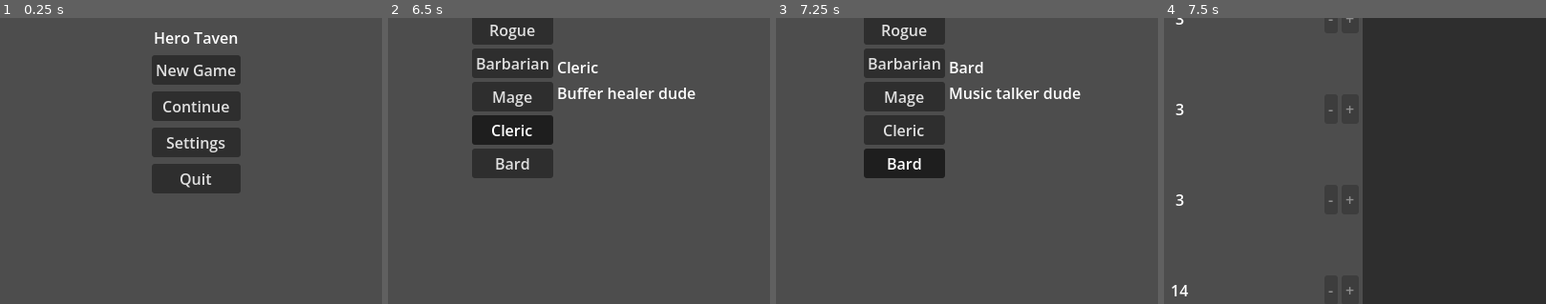
Above: before the commit, frames 1-4 (left to right).
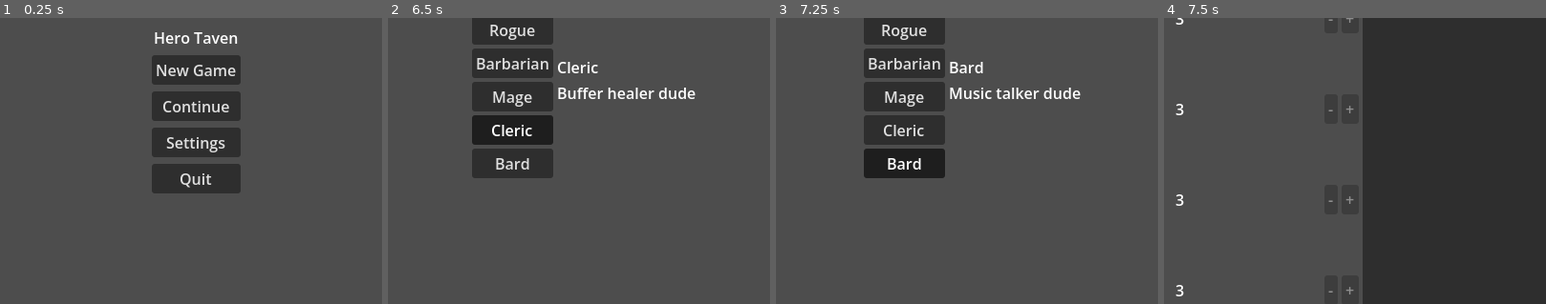
Above: after the commit, the same moments.

Repository: brysonomicon/HeroTavern
Game: Godot game, scene res://scenes/game.tscn
The game is run twice, just before and just after one commit, with the same random seed, the same clock (stepped at 60 frames per second) and the same inputs.
Inputs:
- Up to frame 1 (0.25 s): no input
- Up to frame 2 (6.5 s): click "New Game" at 0.5 s; click "Warrior" at 1.25 s; click "Warrior" at 2 s; click "Rogue" at 2.75 s; click "Warrior" at 3.5 s; click "Barbarian" at 4.25 s; click "Mage" at 5 s; click "Cleric" at 5.75 s
- Up to frame 3 (7.25 s): click "Bard" at 6.5 s
- Up to frame 4 (7.5 s): click "Next" at 7.25 s
The pictures show only the part of the screen within x 24-74%, y 34-84%; the shares and areas given below are measured in that part.

Frames 1-3 are identical in both runs. In frame 4, 0.1% of the frame differs, in the area x 2-7%, y 93-98%.

Commit message:
aligned rest of character creator workflow to use StatType enum and int keys instead of string keys where appropriate

Diff:
--- a/components/character.gd
+++ b/components/character.gd
@@ -12,7 +12,6 @@
 enum Slot { EYES, GLOVES, PANTS, SHIRTS, SHOES }
 enum StatType { STR, DEX, CON, INT, WIS, CHA }
 
-const STATS: Array[String] = ["str", "dex", "con", "int", "wis", "cha"]
 const STAT_MIN: int = 3
 const STAT_MAX: int = 18
 const KEY_STAT_MIN: int = 14
--- a/scenes/character_creator/appearance/appearance.tscn
+++ b/scenes/character_creator/appearance/appearance.tscn
@@ -15,7 +15,7 @@
 preview = NodePath("HBoxContainer/CharacterPreviewMargin/CharacterPreview")
 skin_color_button = NodePath("HBoxContainer/SettingsMargin/Settings/SkinColorContainer/SkinColorButton")
 eye_color_button = NodePath("HBoxContainer/SettingsMargin/Settings/EyeColorContainer/EyeColorButton")
-selectors = [null]
+selectors = [NodePath("HBoxContainer/SettingsMargin/Settings/ShirtSelector"), NodePath("HBoxContainer/SettingsMargin/Settings/GloveSelector"), NodePath("HBoxContainer/SettingsMargin/Settings/PantsSelector"), NodePath("HBoxContainer/SettingsMargin/Settings/ShoeSelector")]
 metadata/_edit_use_anchors_ = true
 
 [node name="Background" type="ColorRect" parent="." unique_id=1119109850]
--- a/scenes/character_creator/class_selection/class_selection.gd
+++ b/scenes/character_creator/class_selection/class_selection.gd
@@ -9,12 +9,12 @@
 @export var description_label: Label
 
 const CLASSES: Array[Dictionary] = [
-	{"name": "Warrior", "description": "Melee fighter dude", "key_stat": "str"},
-	{"name": "Rogue", "description": "Sneaky stabby dude", "key_stat": "dex"},
-	{"name": "Barbarian", "description": "Angry fighter dude", "key_stat": "con"},
-	{"name": "Mage", "description": "Magic caster dude", "key_stat": "int"},
-	{"name": "Cleric", "description": "Buffer healer dude", "key_stat": "wis"},
-	{"name": "Bard", "description": "Music talker dude", "key_stat": "cha"}
+	{"name": "Warrior", "description": "Melee fighter dude", "key_stat": Character.StatType.STR},
+	{"name": "Rogue", "description": "Sneaky stabby dude", "key_stat": Character.StatType.DEX},
+	{"name": "Barbarian", "description": "Angry fighter dude", "key_stat": Character.StatType.CON},
+	{"name": "Mage", "description": "Magic caster dude", "key_stat": Character.StatType.INT},
+	{"name": "Cleric", "description": "Buffer healer dude", "key_stat": Character.StatType.WIS},
+	{"name": "Bard", "description": "Music talker dude", "key_stat": Character.StatType.CHA}
 ]
 
 var _selected_class: Dictionary = {}
--- a/scenes/character_creator/confirmation/confirmation.gd
+++ b/scenes/character_creator/confirmation/confirmation.gd
@@ -19,8 +19,9 @@
 
 func _format_stats(stats: Dictionary) -> String:
 	var pairs: Array[String] = []
-	for stat in Character.STATS:
-		pairs.append("%s %d" % [stat.to_upper(), int(stats.get(stat, 0))])
+	for stat_name in Character.StatType:
+		var stat: Character.StatType = Character.StatType[stat_name]
+		pairs.append("%s %d" % [stat_name, stats.get(stat, 0)])
 	return "  ".join(pairs)
 
 func _format_skills(skills: Array[Skill]) -> String:
--- a/scenes/character_creator/creator_main.gd
+++ b/scenes/character_creator/creator_main.gd
@@ -8,7 +8,7 @@
 @export var title_label: Label
 
 var _current: int = 0
-var _key_stat: String = ""
+var _key_stat: int = -1
 
 func _ready() -> void:
 	back_button.pressed.connect(_on_back)
@@ -44,7 +44,7 @@
 		_finish()
 
 func _on_class_changed(class_data: Dictionary) -> void:
-	_key_stat = class_data.get("key_stat", "")
+	_key_stat = class_data.get("key_stat", -1)
 
 func _update_next_enabled() -> void:
 	var step: Control = steps[_current]
--- a/scenes/character_creator/stat_distribution/stat_distribution.gd
+++ b/scenes/character_creator/stat_distribution/stat_distribution.gd
@@ -15,11 +15,11 @@
 @export var store_button: Button
 @export var recall_button: Button
 
-var _stats: Dictionary = {}
+var _stats: Dictionary[Character.StatType, int] = {}
 var _total: int = 0
 var _remaining: int = 0
 var _stored: int = -1
-var _key_stat: String = ""
+var _key_stat: int = -1
 var _rng: RandomNumberGenerator
 
 func _ready() -> void:
@@ -54,13 +54,13 @@
 	_distribute()
 	_refresh()
 
-func _on_increment(stat_key: String) -> void:
+func _on_increment(stat_key: Character.StatType) -> void:
 	if _remaining > 0 and int(_stats[stat_key]) < Character.STAT_MAX:
 		_stats[stat_key] += 1
 		_remaining -= 1
 		_refresh()
 
-func _on_decrement(stat_key: String) -> void:
+func _on_decrement(stat_key: Character.StatType) -> void:
 	var stat_min = Character.KEY_STAT_MIN if stat_key == _key_stat else Character.STAT_MIN
 	if int(_stats[stat_key]) > stat_min:
 		_stats[stat_key] -= 1
@@ -69,7 +69,7 @@
 
 ## class api
 
-func setup(key_stat: String) -> void:
+func setup(key_stat: int) -> void:
 	if key_stat == _key_stat:
 		return
 	_key_stat = key_stat
@@ -87,7 +87,7 @@
 	_total = 0
 	_remaining = 0
 	_stored = -1
-	for stat in Character.STATS:
+	for stat in Character.StatType.values():
 		_stats[stat] = Character.KEY_STAT_MIN if stat == _key_stat else Character.STAT_MIN
 	_refresh()
 
@@ -119,7 +119,7 @@
 		return roll_max - sqrt((1.0 - sample) * (roll_max - roll_min) * (roll_max - mode))
 
 func _distribute() -> void:
-	for stat in Character.STATS:
+	for stat in Character.StatType.values():
 		_stats[stat] = Character.KEY_STAT_MIN if stat == _key_stat else Character.STAT_MIN
 		_remaining = (
 			(_remaining - Character.KEY_STAT_MIN)
@@ -128,9 +128,9 @@
 		)
 	while _remaining > 0:
 		var candidates: Array = []
-		for stat in Character.STATS:
+		for stat in Character.StatType.values():
 			if int(_stats[stat]) < Character.STAT_MAX:
 				candidates.append(stat)
-		var pick: String = candidates[_rng.randi_range(0, candidates.size() - 1)]
-		_stats[pick] = int(_stats[pick]) + 1
+		var pick: Character.StatType = candidates[_rng.randi_range(0, candidates.size() - 1)]
+		_stats[pick] += 1
 		_remaining -= 1
--- a/scenes/ui/stat_row.gd
+++ b/scenes/ui/stat_row.gd
@@ -1,10 +1,10 @@
 class_name StatRow
 extends HBoxContainer
 
-signal increment_stat(stat_key: String)
-signal decrement_stat(stat_key: String)
+signal increment_stat(stat_key: Character.StatType)
+signal decrement_stat(stat_key: Character.StatType)
 
-@export var stat_key: String
+@export var stat_key: Character.StatType
 @export var display_name: String
 
 @export var name_label: Label
